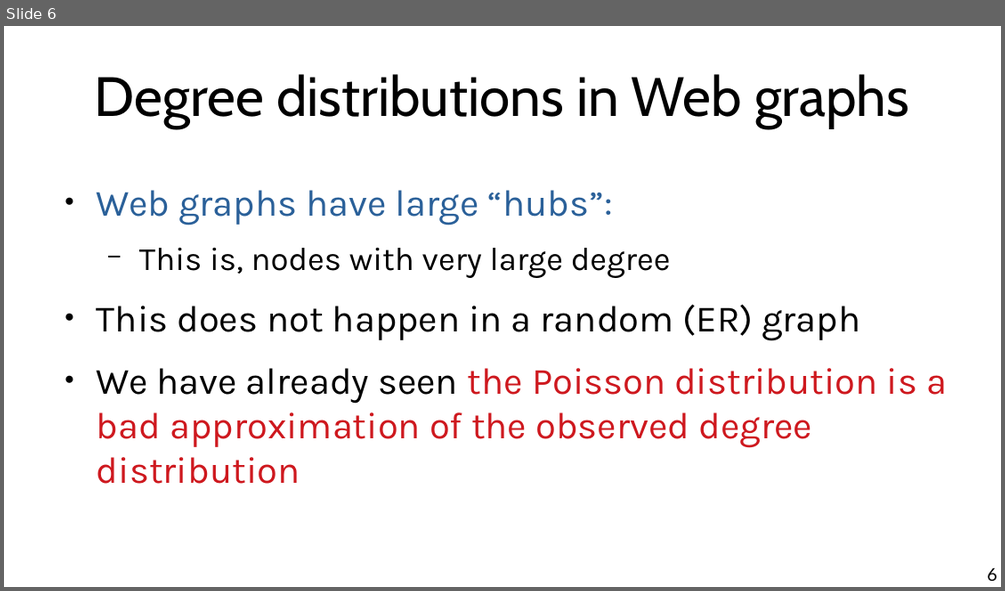
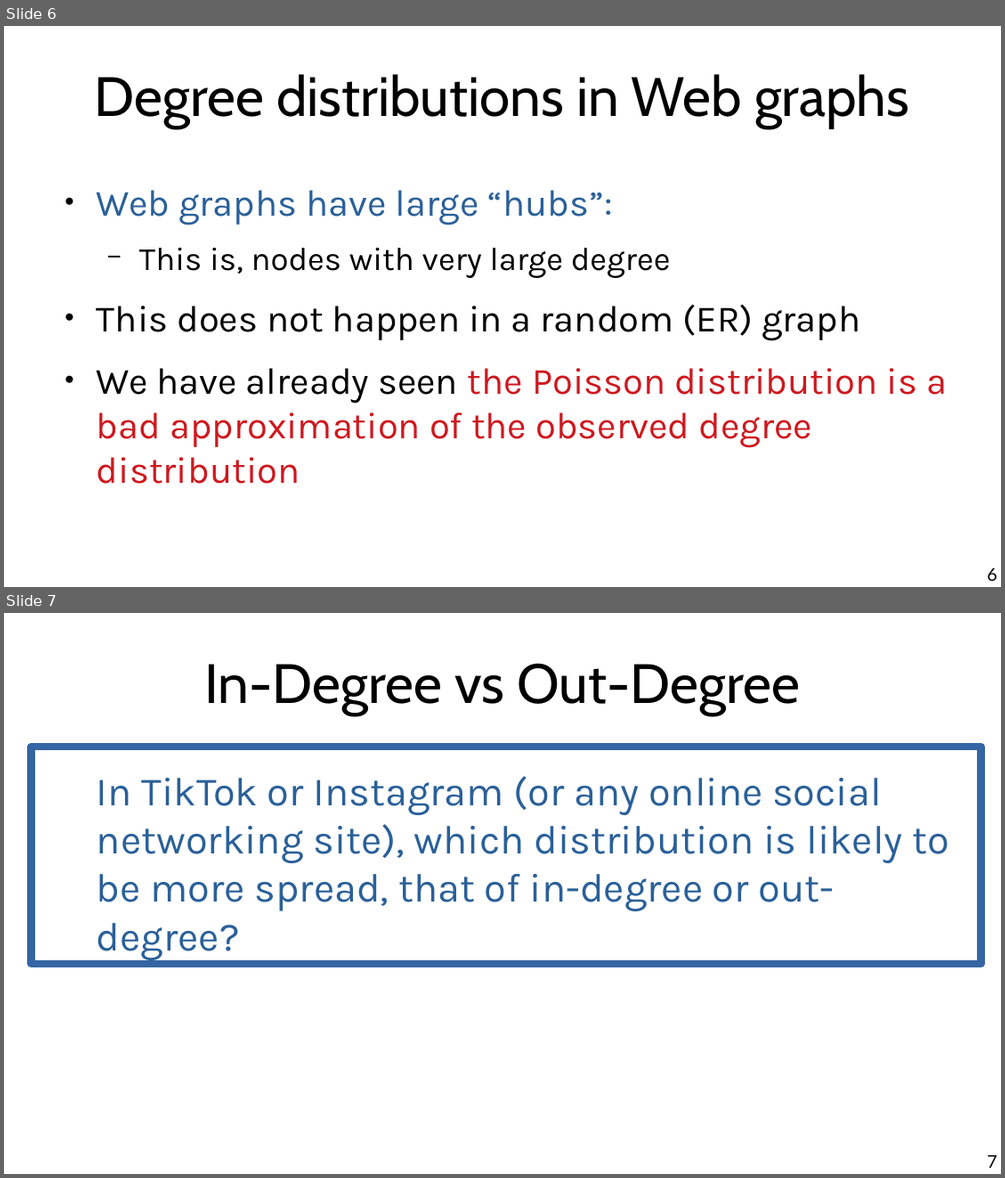
Before and after one commit to chatox/networks-science-course, a slide deck: theory/odp/tt13-scale_free_networks.odp. Shown one above the other, each under a label of ours: slide 6 before the commit, slides 6 and 7 after it. The pictures are 1005x591 and 1005x1178 pixels, drawn with LibreOffice and Linux fonts; fonts in the diff are those of the drawing. Boxes give left, top, right and bottom in pixels: in the first picture for what was removed or moved away, otherwise in the second. Text is boxed around its words. In the diff, an @@ line names an element or a change of style, - is before the commit and + after.

```diff
--- a/theory/odp/tt13-scale_free_networks.odp
+++ b/theory/odp/tt13-scale_free_networks.odp
@@ slide 7 added at (4, 613, 1001, 1174), background #FFFFFF @@
@@ title added at (205, 663, 800, 715), 44 pt, text #000000 @@
+In-Degree vs Out-Degree
@@ rectangle added at (31, 747, 981, 964), outline #3465A4 6.01 pt @@
@@ text added at (97, 776, 949, 961), 32 pt, text #2A6099 @@
+In TikTok or Instagram (or any online social networking site), which distribution is likely to be more spread, that of in-degree or out-degree?
@@ page number added at (987, 1155, 996, 1167), 14 pt, text #000000 @@
+7
```
Also in this commit, not shown: 4 slides changed, 1 other slide added, 1 other file.
